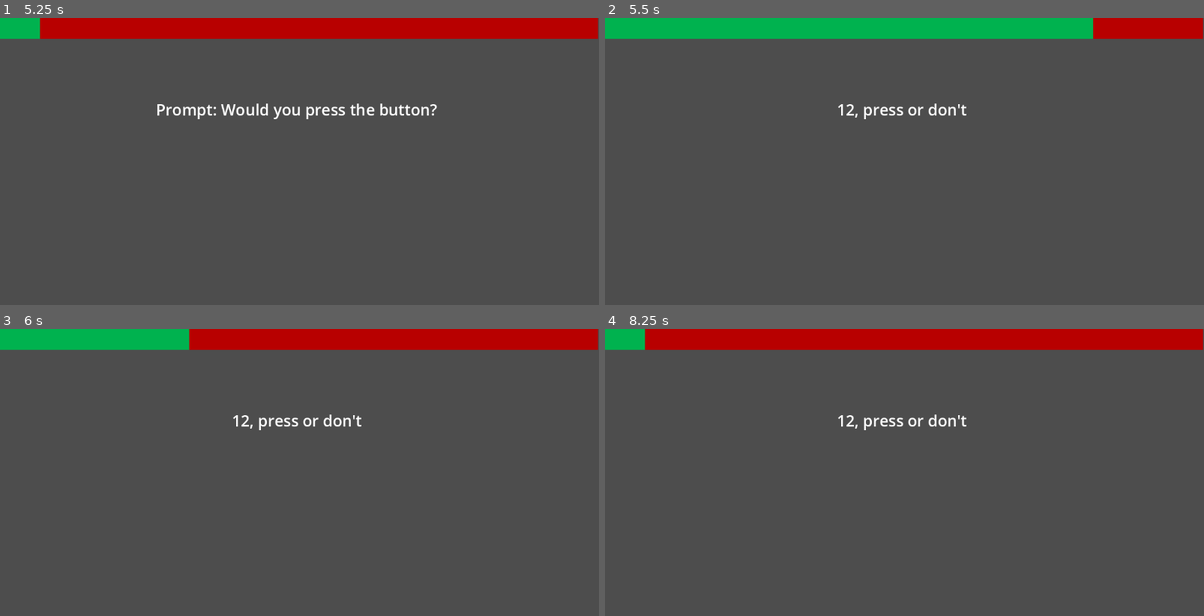
Above: before the commit, frames 1-4 (two rows, left to right).
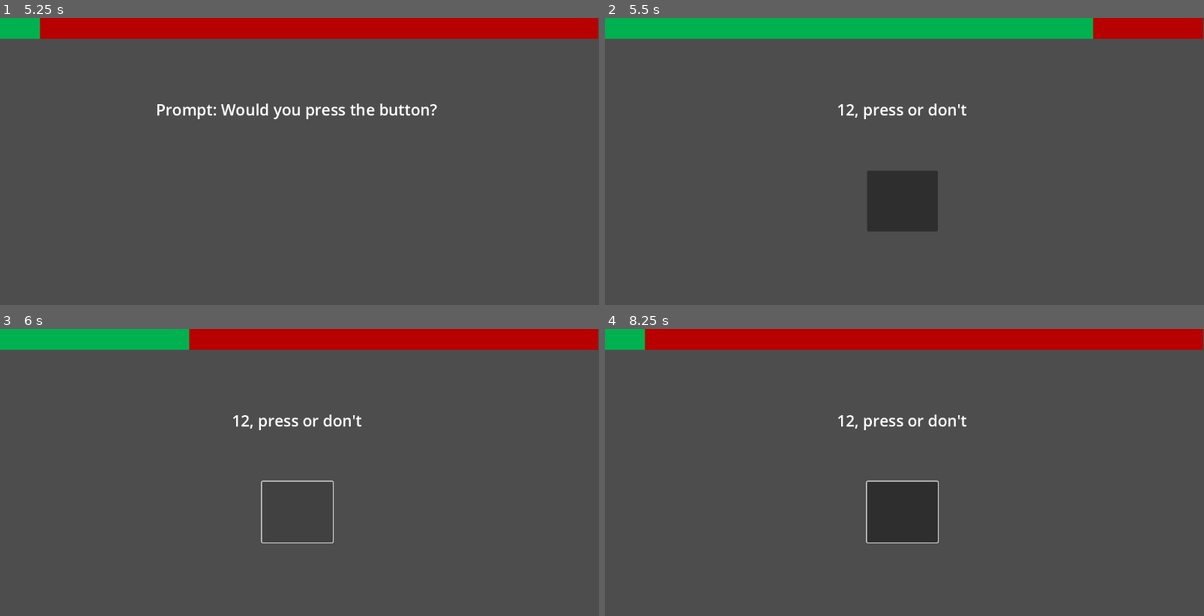
Above: after the commit, the same moments.

Repository: Beepered/WouldYouPressTheButton-Special
Game: Godot game, scene res://scenes/main_menu.tscn
Same seed, same stepped clock (60 frames per second), same inputs: the game is played once before the commit and once after it.
Inputs (mouse positions are in pixels of both pictures, inside the frame that each line leads up to):
- Up to frame 1 (5.25 s): click (449, 106) at 0.52 s; type "12" at 0.6 s; click (449, 129) at 0.75 s; type "12" at 0.83 s; click (449, 150) at 0.98 s; type "12" at 1.07 s; click (449, 170) at 1.27 s; type "12" at 1.35 s; click (449, 190) at 1.5 s; type "12" at 1.58 s; click (449, 213) at 1.73 s; type "12" at 1.82 s; click (449, 233) at 2.02 s; type "12" at 2.1 s; click (449, 253) at 2.25 s; type "12" at 2.33 s; click "Play" at 2.75 s; click "Play" at 3.5 s; click "PLAY" at 4.25 s; move the mouse to (431, 170) at 5.02 s; click (431, 170) at 5.17 s
- Up to frame 2 (5.5 s): no input
- Up to frame 3 (6 s): click (299, 512) at 5.77 s
- Up to frame 4 (8.25 s): click (904, 512) at 6.52 s; click (904, 512) at 7.27 s; move the mouse to (784, 512) at 8.02 s; click (784, 512) at 8.17 s

Frame 1 is identical in both runs. In frame 2, 2.5% of the frame differs, in the area x 43-56%, y 53-75%; in frame 3, 0.2%; in frame 4, 2.6%, in the area x 43-56%, y 52-75%.

Commit message:
Count votes on button presses

Diff:
--- a/wouldyoupressthebutton-special/scenes/PlayScene.tscn
+++ b/wouldyoupressthebutton-special/scenes/PlayScene.tscn
@@ -18,8 +18,15 @@
 value = 9.15
 show_percentage = false
 
-[node name="Discussion" type="CanvasLayer" parent="."]
+[node name="Button" type="Button" parent="."]
+offset_left = 504.0
+offset_top = 294.0
+offset_right = 640.0
+offset_bottom = 411.0
+
+[node name="Discussion" type="CanvasLayer" parent="." node_paths=PackedStringArray("voteButton")]
 script = ExtResource("1_o8j0k")
+voteButton = NodePath("../Button")
 
 [node name="prompt" type="Label" parent="Discussion"]
 offset_left = 112.0
--- a/wouldyoupressthebutton-special/scripts/play/discussion.gd
+++ b/wouldyoupressthebutton-special/scripts/play/discussion.gd
@@ -4,11 +4,19 @@
 @onready var timer = $Timer
 @onready var prompt = $prompt
 
+@export var voteButton: Button
+
 var stageNum = 1
 var currentRound = 1
 var roles_assigned = {}
+var voteCount = 0 # Total votes for the current voting phase
+var currentPlayer: String = "" # The player currently voting
+var hasVoted = [] # Tracks which players have voted
 
 func _ready() -> void:
+	# Initialize the voteButton
+	voteButton.visible = false
+	voteButton.connect("pressed", Callable(self, "on_vote_button_pressed"))
 	stage()
 
 func _process(_delta: float) -> void:
@@ -58,8 +66,18 @@
 	timer.start()
 
 func start_voting_phase() -> void:
+	# Reset voting data
+	voteCount = 0
+	hasVoted.clear()
+	currentPlayer = "" # Reset the current player
+
+	# Show the voting button
+	voteButton.visible = true
+
+	# Each player votes in turn
 	for i in range(Global.playerNames.size()):
 		var player = Global.playerNames[i]
+		currentPlayer = player # Set the current player
 		print("Player Turn:", player) # Debugging output
 		prompt.text = "%s, press or don't" % player
 
@@ -70,9 +88,29 @@
 		# Wait for the timer to finish
 		await timer.timeout
 
-	# Stop the timer to prevent residual signals
+	# Hide the voting button and stop the timer
+	voteButton.visible = false
 	timer.stop()
-	print("Voting phase complete.")
+	print("Voting phase complete. Total votes:", voteCount)
+
+func on_vote_button_pressed() -> void:
+	# If currentPlayer is null, ignore the button press
+	if currentPlayer == "":
+		print("No player is currently voting.")
+		return
+
+	# Check if the player has already voted
+	if hasVoted.has(currentPlayer):
+		print("Player %s has already voted." % currentPlayer)
+		return
+
+	# Increment vote count and mark player as having voted
+	voteCount += 1
+	hasVoted.append(currentPlayer)
+	print("Player %s voted. Total votes: %d" % [currentPlayer, voteCount])
+
+	# After voting, reset currentPlayer to null
+	currentPlayer = ""
 
 func assign_roles() -> void:
 	var persuader = Global.playerNames[randi() % Global.playerNames.size()]
